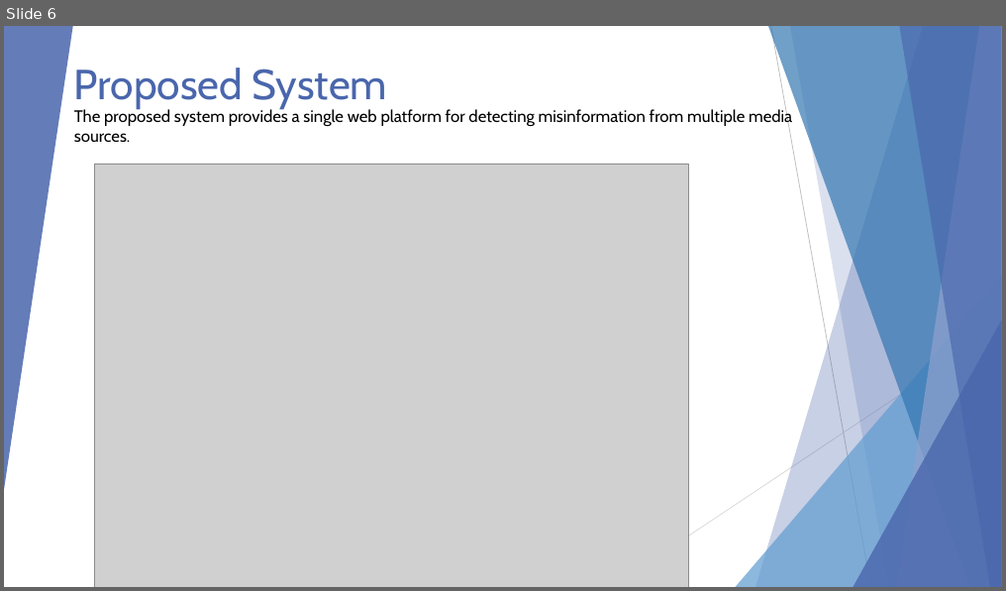
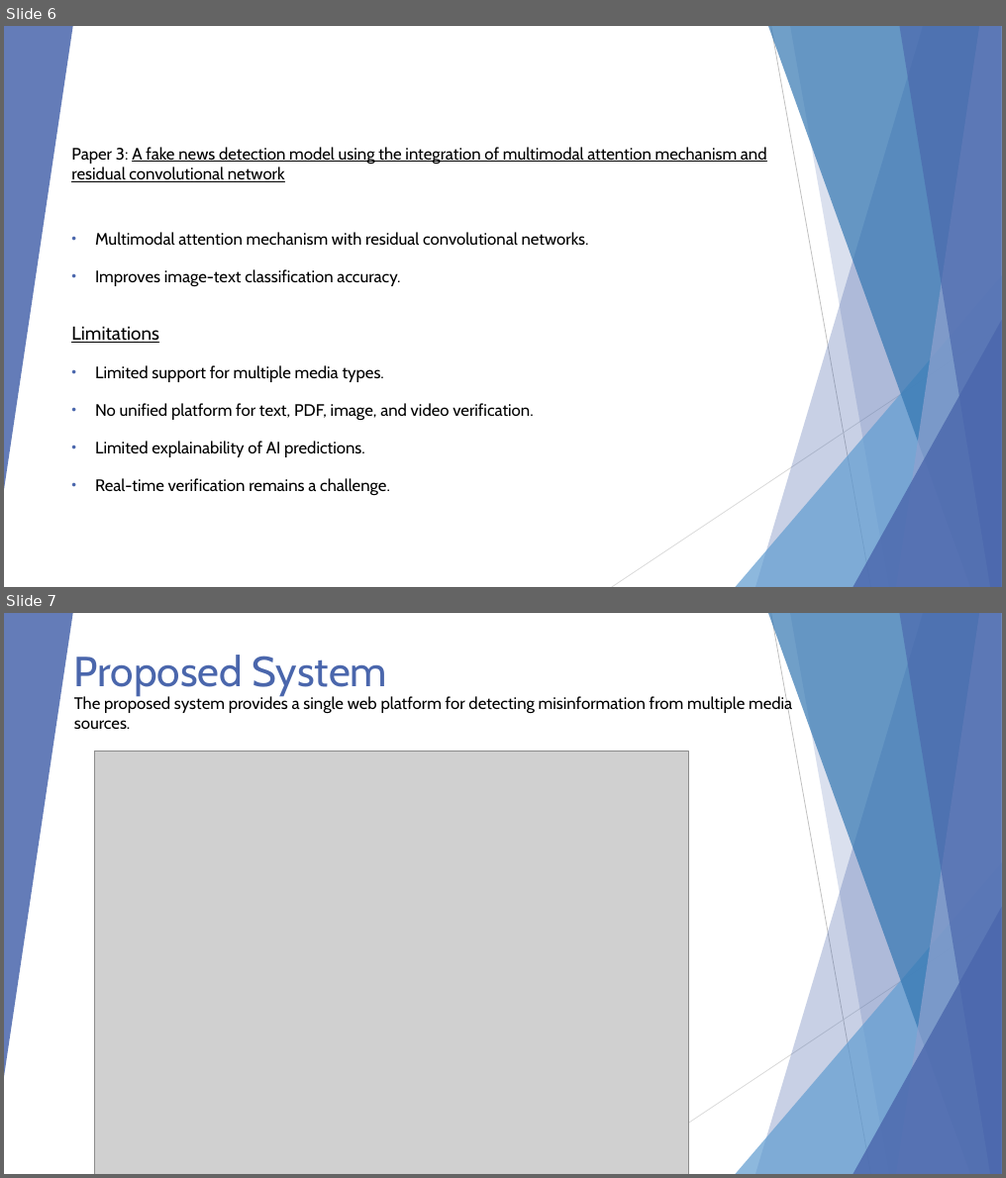
Before and after one commit to nemuelsam/S7C23_27_PROJECT_GROUPNO11_AI-Powered-Multimodal-Misinformation-Detection-and-Verification-System, a slide deck: AI-Powered Multimodal Misinformation Detection and Verification System.pptx. Shown one above the other, each under a label of ours: slide 6 before the commit, slides 6 and 7 after it. The pictures are 1006x591 and 1006x1178 pixels, drawn with LibreOffice and Linux fonts; fonts in the diff are those of the drawing; grey boxes stand for pictures. Boxes give left, top, right and bottom in pixels: in the first picture for what was removed or moved away, otherwise in the second. Text is boxed around its words. In the diff, an @@ line names an element or a change of style, - is before the commit and + after.

Commit message:
zeroth presentation,literature review,approval form and reference paper

```diff
--- a/AI-Powered Multimodal Misinformation Detection and Verification System.pptx
+++ b/AI-Powered Multimodal Misinformation Detection and Verification System.pptx
@@ slide 6 added at <box>4,26,1002,587</box>, background #FFFFFF; not listed: 10 template elements that a slide beside it also shows @@
@@ subtitle added at <box>71,147,767,495</box>, 16 pt, text #000000 @@
+Paper 3: A fake news detection model using the integration of multimodal attention mechanism and residual convolutional network
+• Multimodal attention mechanism with residual convolutional networks.
+• Improves image-text classification accuracy.
+Limitations
+• Limited support for multiple media types.
+• No unified platform for text, PDF, image, and video verification.
+• Limited explainability of AI predictions.
+• Real-time verification remains a challenge.
@@ what was slide 6 is now slide 7 @@
```
Also in this commit, not shown: 5 slides changed, 3 other files.
